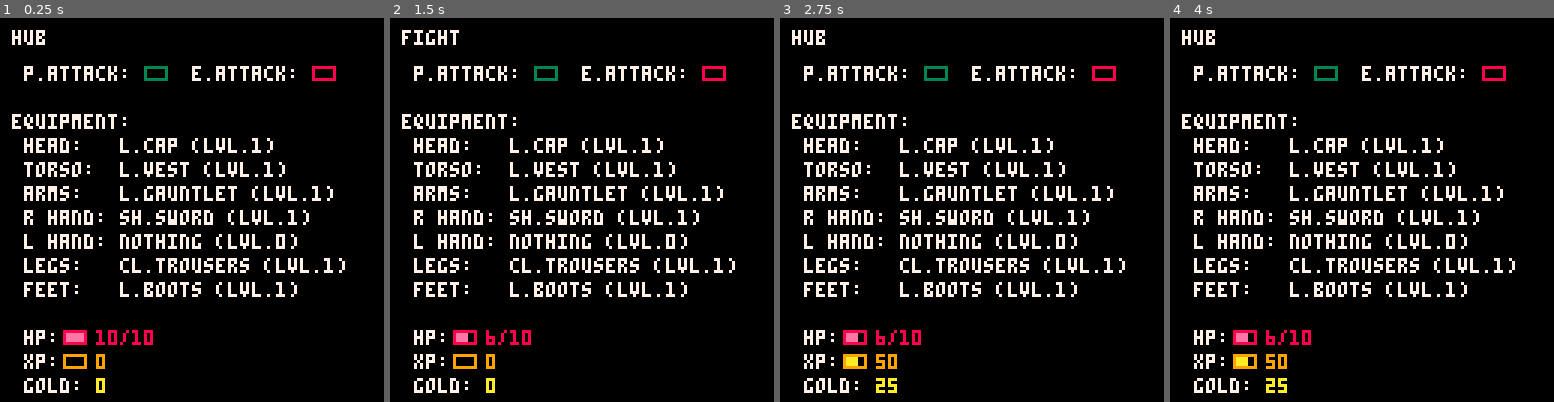
Above: before the commit, frames 1-4 (left to right).
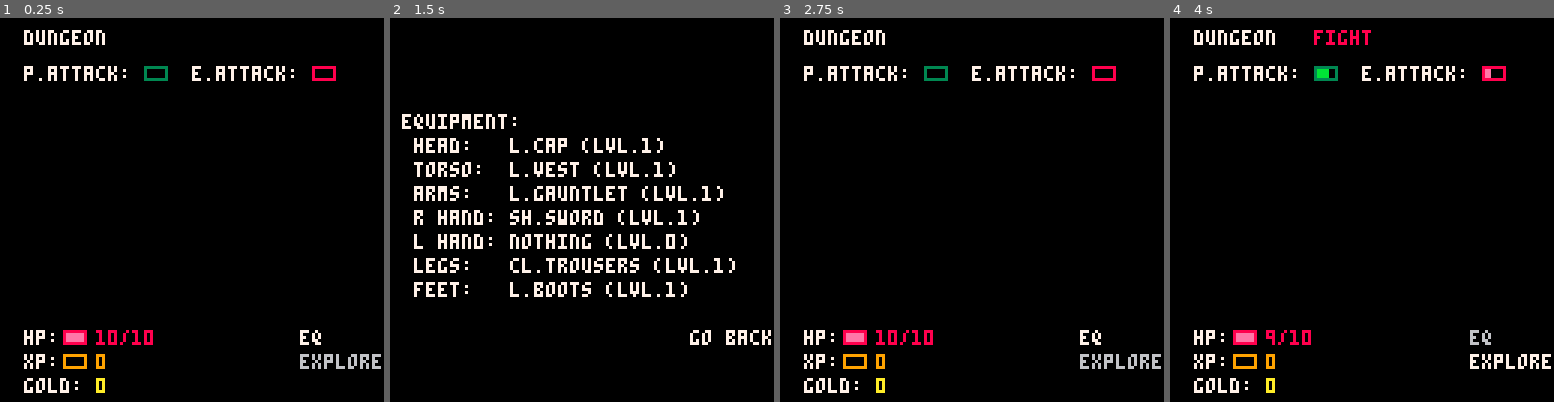
Above: after the commit, the same moments.

Repository: VedVid/IdleRPG
Game: PICO-8 cartridge idlerpg.p8
Two runs of this game, one before a commit and one after it. Both use one fixed random seed, a clock stepped at 60 frames per second and the inputs below.
Inputs:
- Up to frame 1 (0.25 s): no input
- Up to frame 2 (1.5 s): tap X (X key) at 0.33, 1.07 s; tap O (Z key) at 0.7 s
- Up to frame 3 (2.75 s): hold Right 1.6-2.1 s; tap O (Z key) at 1.7, 2.1, 2.5 s; tap X (X key) at 1.85 s; hold Up 2.15-2.42 s; hold Right from 2.47 s (still down)
- Up to frame 4 (4 s): tap O (Z key) at 2.9, 3.3, 3.7 s; tap X (X key) at 2.97 s; release Right at 3.03 s; hold Left 3.08-3.58 s; hold Down 3.63-3.97 s

The runs differ from the first frame. In frame 1, 8.1% of the frame differs, in the area x 3-100%, y 3-92%; in frame 2, 2.9%; in frame 3, 8.6%; in frame 4, 8.8%, in the area x 3-100%, y 3-98%.

Commit message:
Added new, separate equipment menu

Diff:
--- a/idlerpg.p8
+++ b/idlerpg.p8
@@ -2,47 +2,68 @@
 version 33
 __lua__
 function _init()
- game_state = "hub"
+ button_chosen = 1
+ game_buttons = make_game_menu()
+ eq_buttons = make_eq_menu()
+ game_place = "dungeon"
+ game_fight = false
+ game_scene = "main screen"
  player = make_player()
  enemy = make_enemy()
 end
 
 function _update()
  calc_player_eq()
- if game_state == "hub" then
-  restart_bar(player.attack_bar)
-  restart_bar(enemy.attack_bar)
-  if (btn(4)) game_state = "fight"
- end
- if game_state == "fight" then
-  animate_bar(player.attack_bar)
-  animate_bar(enemy.attack_bar)
-  fight(player, enemy)
- end
- player.hp_bar.frame =
-  calc_static_bar(player.current_hp,
-                  player.max_hp)
- player.xp_bar.frame =
-  calc_static_bar(player.current_xp,
-                  player.xp_to_lvl_up)
+
+ if game_scene == "main screen" then
+
+  if not game_fight then
+   restart_bar(player.attack_bar)
+   restart_bar(enemy.attack_bar)
+  end
+
+  if game_fight then
+   animate_bar(player.attack_bar)
+   animate_bar(enemy.attack_bar)
+   fight(player, enemy)
+  end
+
+  if (btnp(4)) then
+   if not game_fight then
+    if button_chosen == 1 then
+     game_scene = "eq"
+    elseif button_chosen == 2 then
+     game_fight = true
+    end
+   end
+  end
+
+  player.hp_bar.frame =
+   calc_static_bar(player.current_hp,
+                   player.max_hp)
+  player.xp_bar.frame =
+   calc_static_bar(player.current_xp,
+                   player.xp_to_lvl_up)
+
+  choose_button(game_buttons, "v")
+
+ elseif game_scene == "eq" then
+  if (btnp(4)) then
+   if button_chosen == 1 then
+    game_scene = "main screen"
+   end
+  end
+  choose_button(eq_buttons, "h")
+ end
 end
 
 function _draw()
  cls()
- print(game_state, 4, 4, 7)
- print("p.attack:", 8, 16, 7)
- draw_bar(player.attack_bar, 48, 16)
- draw_eq(8, 32, player.equipment)
- print("hp: ", 8, 104, 7)
- draw_bar(player.hp_bar, 21, 104)
- print(player.current_hp.."/"..player.max_hp, 32, 104, 8)
- print("xp: ", 8, 112, 7)
- draw_bar(player.xp_bar, 21, 112)
- print(player.current_xp, 32, 112, 9)
- print("gold: ", 8, 120, 7)
- print(player.gold, 32, 120, 10)
- print("e.attack:", 64, 16, 7)
- draw_bar(enemy.attack_bar, 104, 16)
+ if (game_scene == "main screen") then
+  draw_main_scene()
+ elseif (game_scene == "eq") then
+  draw_eq_screen()
+ end
 end
 
 -->8
@@ -205,143 +226,242 @@
   end
  end
  if all_alive == false then
-  game_state = "hub"
- end
-end
-…(137 lines of a section not shown)…
+  game_fight = false
+ end
+end
+
+-->8
+function make_button(x, y, text)
+ local button = {}
+ button.x = x
+ button.y = y
+ button.text = text
+ return button
+end
+
+function make_game_menu()
+ local buttons = {}
+ local eq_button = make_button(100,
+  104, "eq")
+ add(buttons, eq_button)
+ local explore_button = make_button(
+  100, 112, "explore")
+ add(buttons, explore_button)
+ return buttons
+end
+
+function draw_buttons(buttons)
+ for i = 1, #buttons do
+  col = 6
+  if i == button_chosen then
+   col = 7
+  end
+  print(buttons[i].text,
+   buttons[i].x,
+   buttons[i].y,
+   col)
+ end
+end
+
+function make_eq_menu()
+ local buttons = {}
+ local back_button = make_button(100,
+  104, "go back")
+ add(buttons, back_button)
+ return buttons
+end
+
+function choose_button(buttons, layout)
+ -- default layout is "h"orizontal
+ local prev_item = 0
+ local next_item = 1
+ if (layout == "v") then
+  prev_item = 2
+  next_item = 3
+ end
+ if (btnp(prev_item)) then
+  button_chosen -= 1
+  if (button_chosen <= 0) then
+   button_chosen = #buttons
+  end
+ elseif (btnp(next_item)) then
+  button_chosen += 1
+  if (button_chosen > #buttons) then
+   button_chosen = 1
+  end
+ end
+end
+
+-->8
+function draw_main_scene()
+ print(game_place, 8, 4, 7)
+ if game_fight then
+  print("fight", 48, 4, 8)
+ end
+ print("p.attack:", 8, 16, 7)
+ draw_bar(player.attack_bar, 48, 16)
+ print("e.attack:", 64, 16, 7)
+ draw_bar(enemy.attack_bar, 104, 16)
+
+ print("hp: ", 8, 104, 7)
+ draw_bar(player.hp_bar, 21, 104)
+ print(player.current_hp.."/"..player.max_hp, 32, 104, 8)
+ print("xp: ", 8, 112, 7)
+ draw_bar(player.xp_bar, 21, 112)
+ print(player.current_xp, 32, 112, 9)
+ print("gold: ", 8, 120, 7)
+ print(player.gold, 32, 120, 10)
+
+draw_buttons(game_buttons)
+end
+
+function draw_eq_screen()
+ draw_eq(8, 32, player.equipment)
+ draw_buttons(eq_buttons)
+end
+…(146 lines of a section not shown)…
Not shown, changed: 20 lines of the sprite sheet (__gfx__) section of idlerpg.p8
